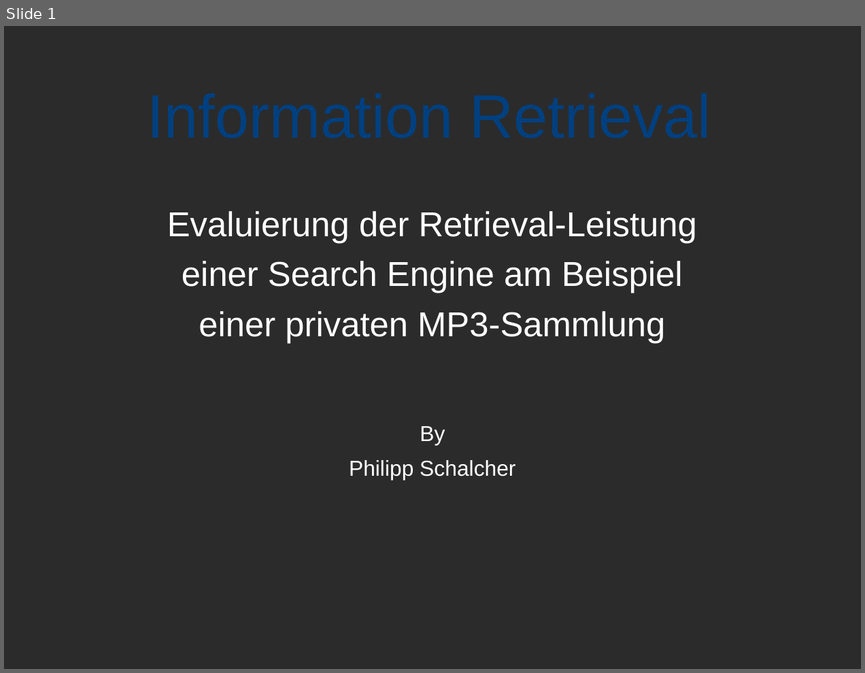
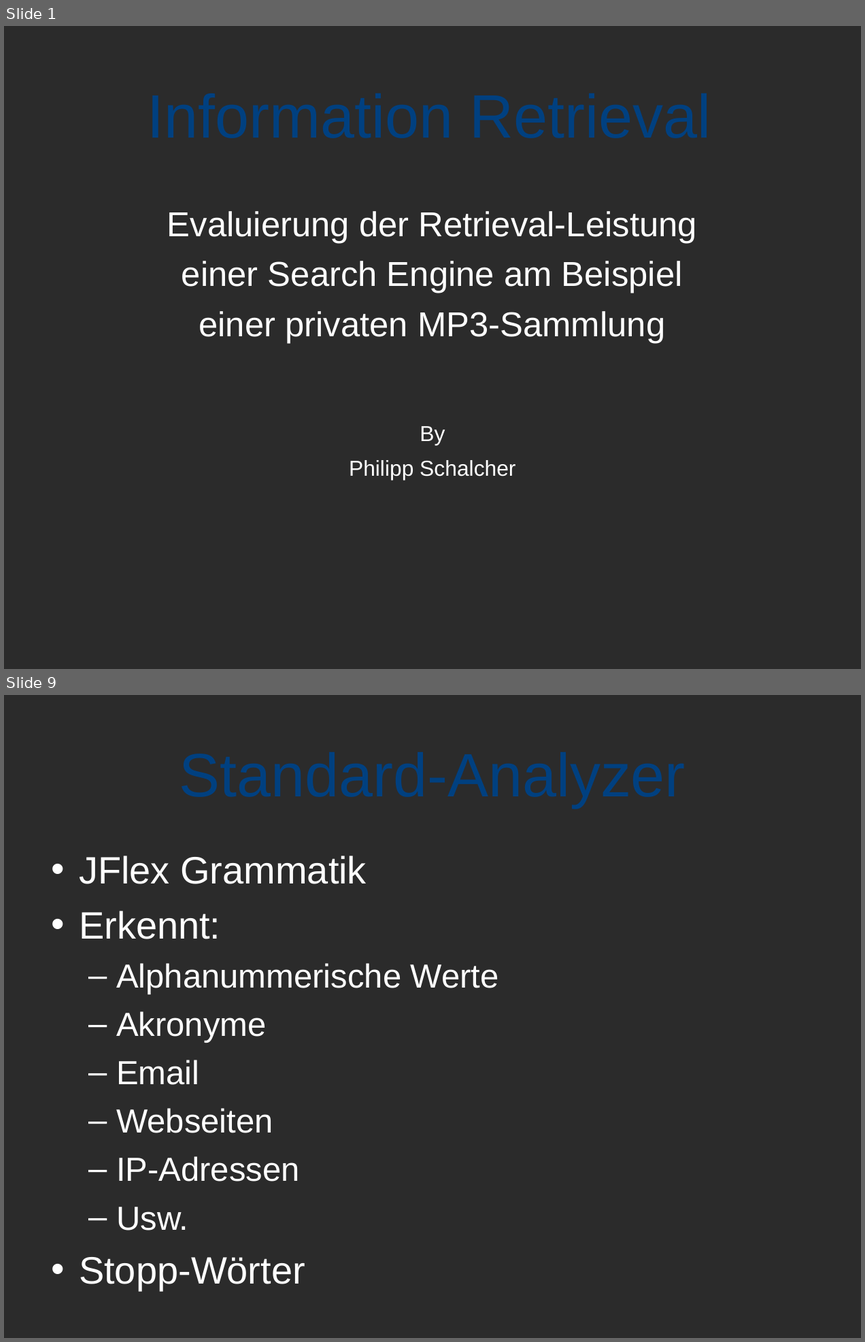
Before and after one commit to spitzbueb/Information_Retrieval, a slide deck: Präsentation/Präsentation.odp. Shown one above the other, each under a label of ours: slide 1 before the commit, slides 1 and 9 after it; the slides between them are not shown. The pictures are 865x673 and 865x1342 pixels, drawn with LibreOffice and Linux fonts; fonts in the diff are those of the drawing; background and template pictures are left out; a plain dark background stands for a picture behind light text. Boxes give left, top, right and bottom in pixels: in the first picture for what was removed or moved away, otherwise in the second. Text is boxed around its words. In the diff, an @@ line names an element or a change of style, - is before the commit and + after.

```diff
--- a/Präsentation/Präsentation.odp
+++ b/Präsentation/Präsentation.odp
@@ slide 9 added at <box>4,695,861,1338</box>, background picture (left out) @@
@@ title added at <box>69,702,797,841</box>, 56.7 pt, text #004080 @@
+Standard-Analyzer
@@ text added at <box>79,855,499,1291</box>, 30.9 pt, text #FFFFFF @@
+• JFlex Grammatik
+• Erkennt:
+  – Alphanummerische Werte
+  – Akronyme
+  – Email
+  – Webseiten
+  – IP-Adressen
+  – Usw.
+• Stopp-Wörter
```
Also in this commit, not shown: 1 slide changed, 16 other slides added.
